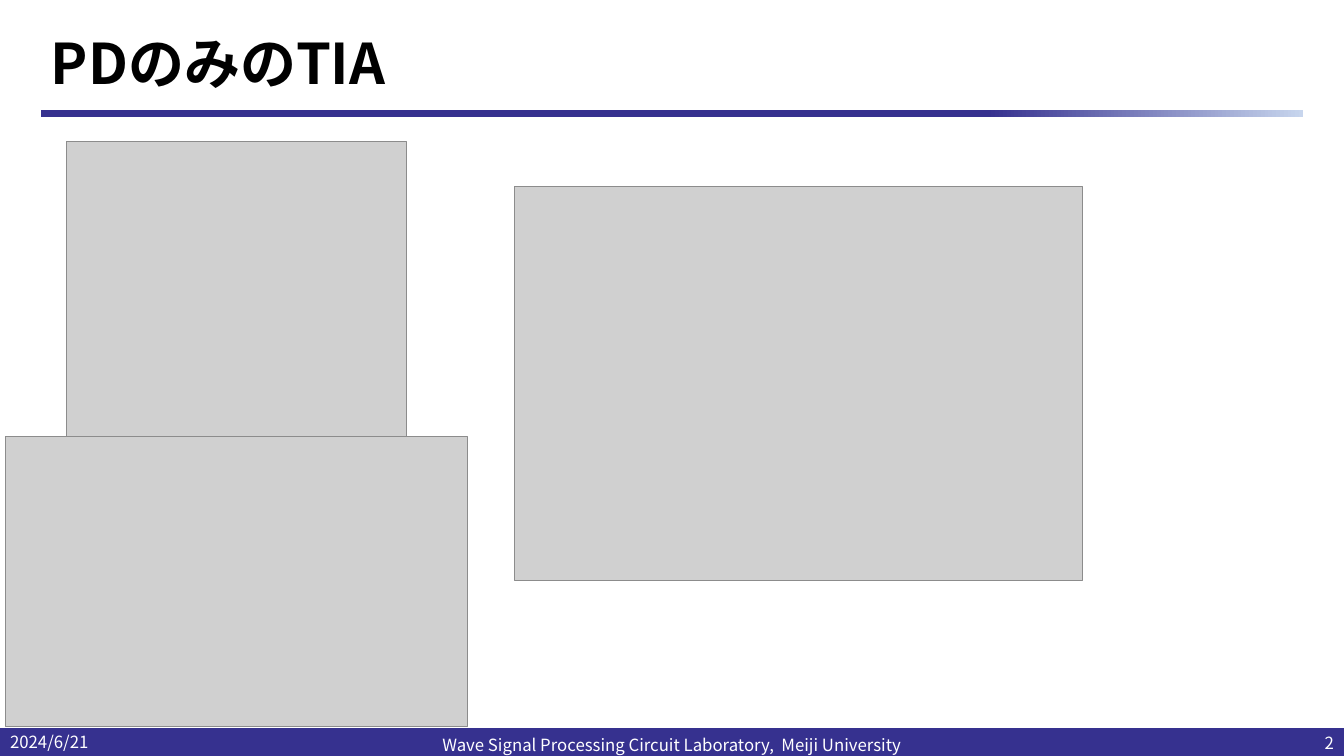
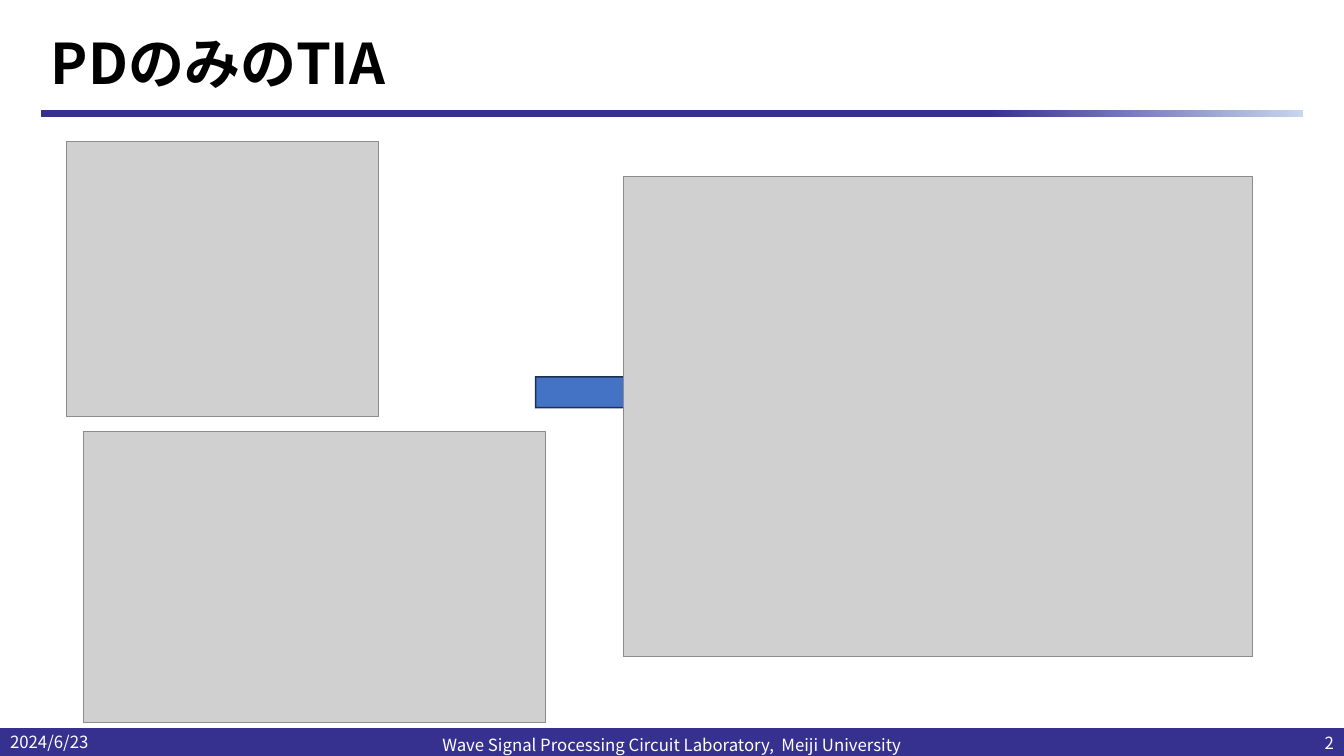
Before and after one commit to kjm-desktop10400/reserch, a slide deck: slide 2 of IHP_2024/20240628/プレゼンテーション2.pptx. Drawn at 1344x756 pixels with LibreOffice and Linux fonts; fonts in the diff are those of the drawing; grey boxes stand for pictures; background and template pictures are left out. Boxes give left, top, right and bottom in pixels: in the first picture for what was removed or moved away, otherwise in the second. Text is boxed around its words. In the diff, an @@ line names an element or a change of style, - is before the commit and + after.

```diff
--- a/IHP_2024/20240628/プレゼンテーション2.pptx
+++ b/IHP_2024/20240628/プレゼンテーション2.pptx
@@ picture: place and size @@
-picture at bbox=[67, 141, 407, 442]
+picture at bbox=[67, 141, 379, 416]
@@ picture: place and size @@
-picture at bbox=[515, 187, 1083, 581]
+picture at bbox=[624, 176, 1253, 657]
@@ right arrow added at bbox=[535, 362, 659, 423], fill #4472C4, outline #1E3256 1 pt @@
@@ picture: place and size @@
-picture at bbox=[5, 437, 467, 727]
+picture at bbox=[84, 432, 545, 722]
@@ text at bbox=[10, 734, 88, 751]: text changed @@
-2024/6/21
+2024/6/23
```
Also in this commit, not shown: 1 other slide changed, 4 slides added, 17 other files.
